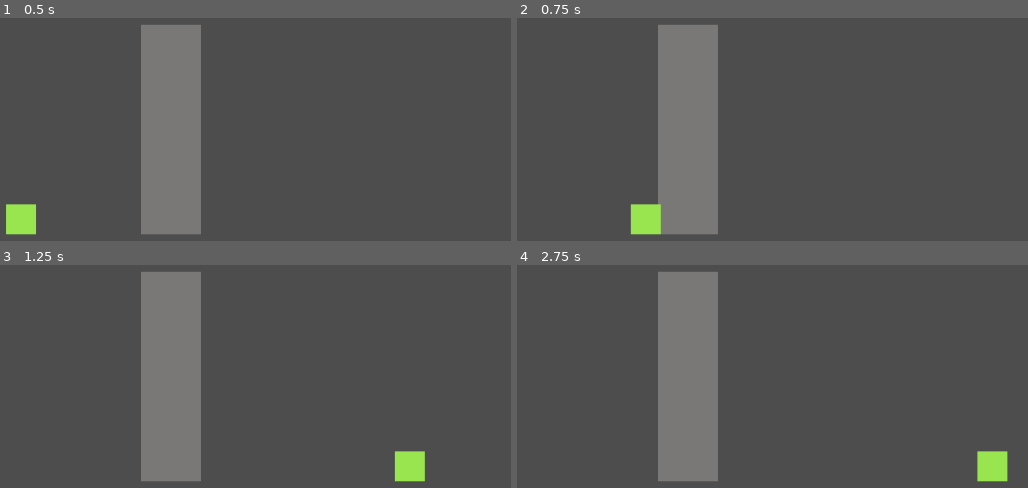
Above: before the commit, frames 1-4 (two rows, left to right).
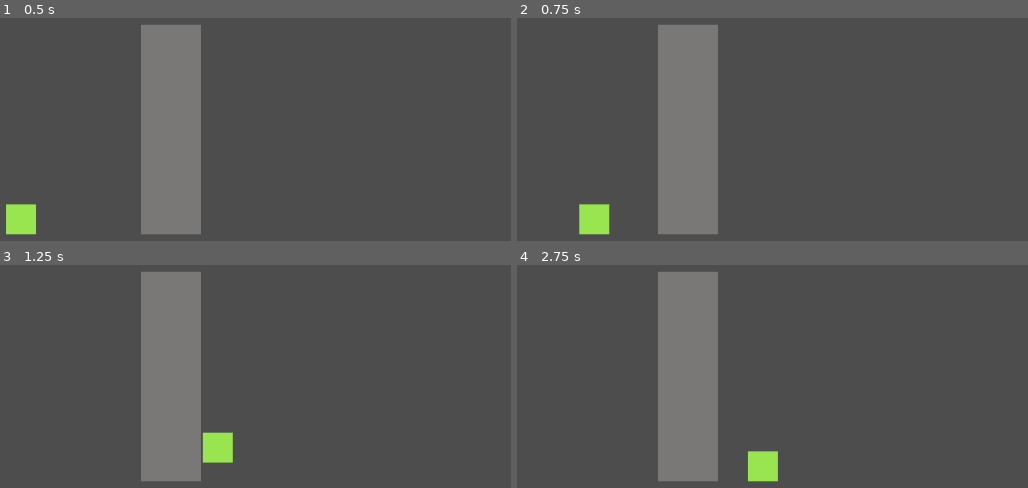
Above: after the commit, the same moments.

Repository: LydiaV2001/GMTK2024
Game: Godot game, scene res://scenes/player_test.tscn
Same seed, same stepped clock (60 frames per second), same inputs: the game is played once before the commit and once after it.
Inputs:
- Up to frame 1 (0.5 s): no input
- Up to frame 2 (0.75 s): tap Enter at 0.5 s; hold D (move_right) from 0.53 s (still down); tap W (move_up) at 0.6 s
- Up to frame 3 (1.25 s): keep holding D (move_right); tap W (move_up) at 0.77, 1.07 s
- Up to frame 4 (2.75 s): tap W (move_up) at 1.35, 1.52, 1.82, 2.1 s; release D (move_right) at 2.03 s; hold A (move_left) from 2.03 s (still down)

Frame 1 is identical in both runs. In frame 2, 1.7% of the frame differs, in the area x 12-29%, y 83-98%; in frame 3, 1.7%; in frame 4, 1.7%.

Commit message:
we can climb!

Diff:
--- a/scenes/characters/player.tscn
+++ b/scenes/characters/player.tscn
@@ -32,6 +32,13 @@
 shape = SubResource("CircleShape2D_2s2c2")
 
 [node name="Area2D" type="Area2D" parent="."]
+collision_layer = 2
+collision_mask = 2
 
 [node name="CollisionShape2D" type="CollisionShape2D" parent="Area2D"]
 shape = SubResource("RectangleShape2D_eu4qx")
+
+[connection signal="area_entered" from="Area2D" to="." method="_on_area_2d_area_entered"]
+[connection signal="area_exited" from="Area2D" to="." method="_on_area_2d_area_exited"]
+[connection signal="body_entered" from="Area2D" to="." method="_on_area_2d_body_entered"]
+[connection signal="body_exited" from="Area2D" to="." method="_on_area_2d_body_exited"]
--- a/scenes/player_test.tscn
+++ b/scenes/player_test.tscn
@@ -9,6 +9,7 @@
 texture = ExtResource("2_jy6av")
 texture_region_size = Vector2i(32, 32)
 0:0/0 = 0
+0:0/0/physics_layer_0/polygon_0/points = PackedVector2Array(-16, -16, 16, -16, 16, 16, -16, 16)
 1:0/0 = 0
 0:1/0 = 0
 1:1/0 = 0
@@ -16,7 +17,7 @@
 [sub_resource type="TileSet" id="TileSet_dwy42"]
 tile_size = Vector2i(32, 32)
 physics_layer_0/collision_layer = 2
-physics_layer_0/collision_mask = 3
+physics_layer_0/collision_mask = 2
 sources/1 = SubResource("TileSetAtlasSource_3poqt")
 
 [node name="PlayerTest" type="Node2D"]
--- a/scripts/player.gd
+++ b/scripts/player.gd
@@ -4,25 +4,18 @@
 const SPEED = 300.0
 const JUMP_VELOCITY = -400.0
 
+@onready var can_climb = false
 
 func _physics_process(delta):
-
-	var collision_info = move_and_collide(velocity * delta)
-
-	if collision_info:
-		print("preent")
-		print(collision_info.get_collider())
-		if collision_info.get_collider() is TileMapLayer:
-			velocity.y = JUMP_VELOCITY
-
 	gravity(delta)
 	walk()
+	climb()
 	move_and_slide()
 
 func walk():
 	# Get the input direction and handle the movement/deceleration.
 	# As good practice, you should replace UI actions with custom gameplay actions.
-	var direction = Input.get_axis("ui_left", "ui_right")
+	var direction = Input.get_axis("move_left", "move_right")
 	if direction:
 		velocity.x = direction * SPEED
 	else:
@@ -32,3 +25,19 @@
 	# Add the gravity.
 	if not is_on_floor():
 		velocity += get_gravity() * delta
+
+func climb():
+	if can_climb:
+		var direction = Input.get_axis("move_up", "move_down")
+		if direction:
+			velocity.y = direction * SPEED
+		else:
+			velocity.y = move_toward(velocity.x, 0, SPEED)
+
+func _on_area_2d_body_entered(tile):
+	if tile is TileMapLayer:
+		can_climb = true
+
+func _on_area_2d_body_exited(tile):
+		if tile is TileMapLayer:
+			can_climb = false
Not shown: 1 places in scenes/player_test.tscn that only renumber resources
